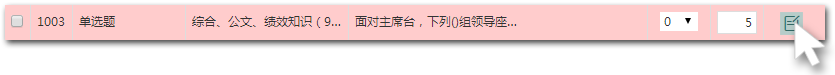
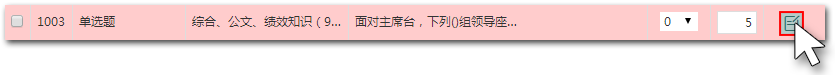
Layer changes from the first 835x75 image to the second:
added layer "图层 10" in group "_" over [779, 11, 804, 36]
